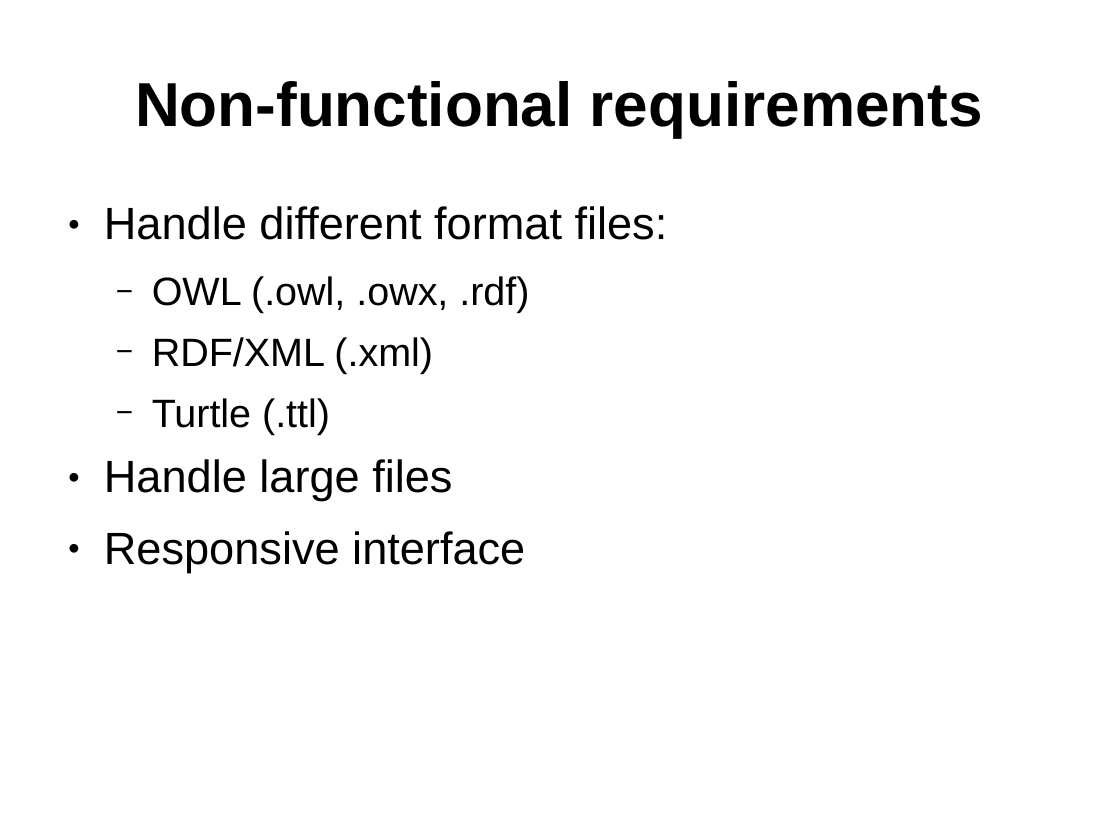
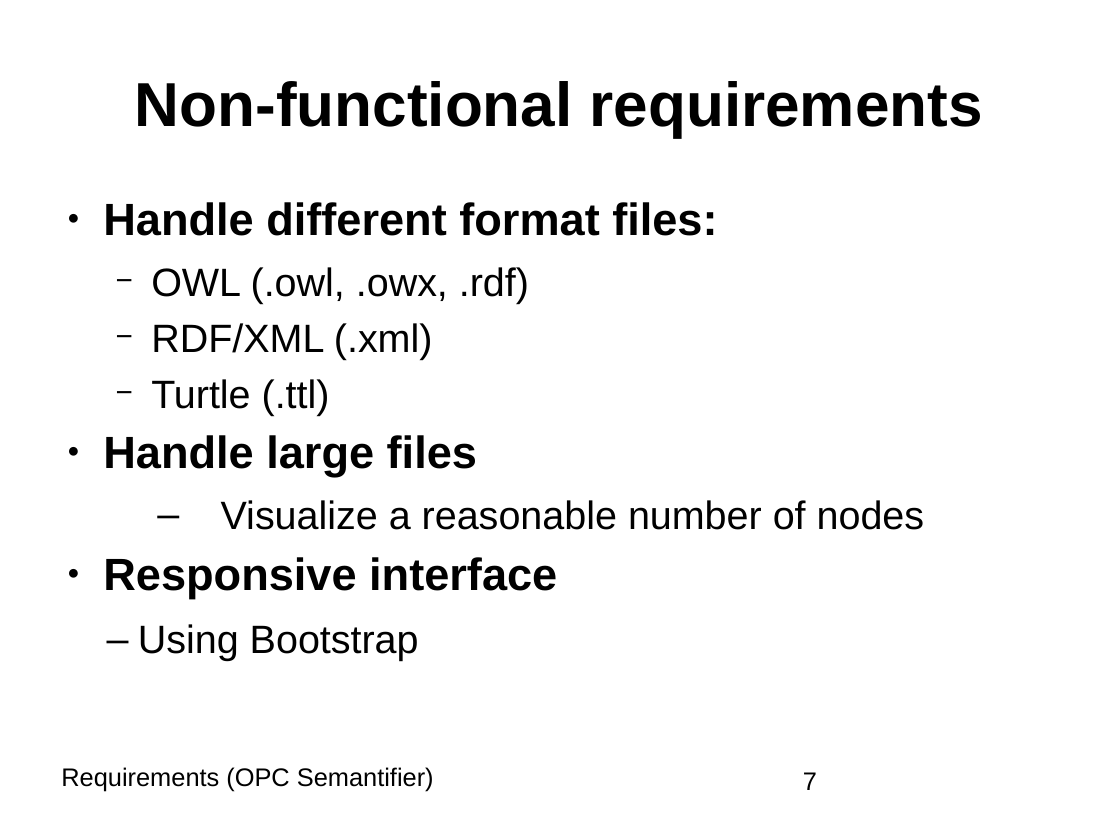
Before and after one commit to BonnWestCoast/Semantify.io-docs, a slide deck: slide 7 of 2requirements/presentation.ppt (slide 5 before the commit). Drawn at 1120x840 pixels with LibreOffice and Linux fonts; fonts in the diff are those of the drawing. Boxes give left, top, right and bottom in pixels: in the first picture for what was removed or moved away, otherwise in the second. Text is boxed around its words. In the diff, an @@ line names an element or a change of style, - is before the commit and + after.

```diff
--- a/2requirements/presentation.ppt
+++ b/2requirements/presentation.ppt
@@ text at [103,202,717,598]: bold on in "Handle different format files:", "Handle large files", "Responsive interface"; line spacing 0.94 to 0.84 @@
@@ text at [221,500,925,530]: paragraph added @@
+  – Visualize a reasonable number of nodes
@@ text at [138,624,419,661]: paragraph added @@
+  – Using Bootstrap
@@ text added at [61,767,434,791], 18 pt, text #000000 @@
+Requirements (OPC Semantifier)
@@ page number added at [803,772,817,790], 18 pt, text #000000 @@
+7
```
Also in this commit, not shown: 3 other slides changed, 4 slides added, 1 slide removed, 3 other files.
